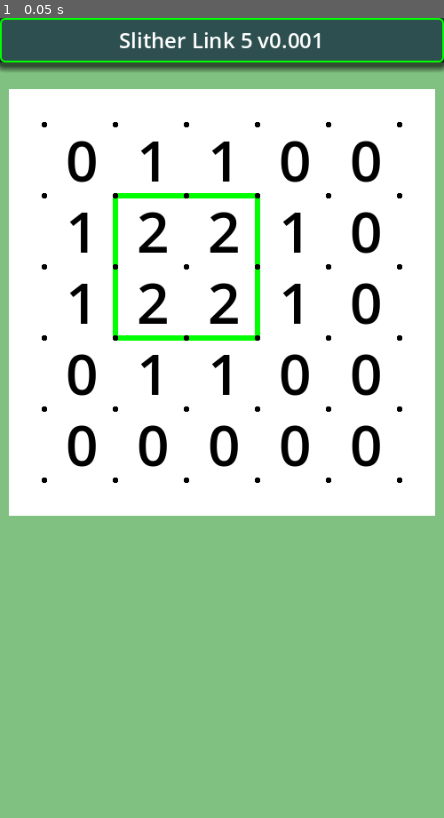
Above: before the commit, frame 1.
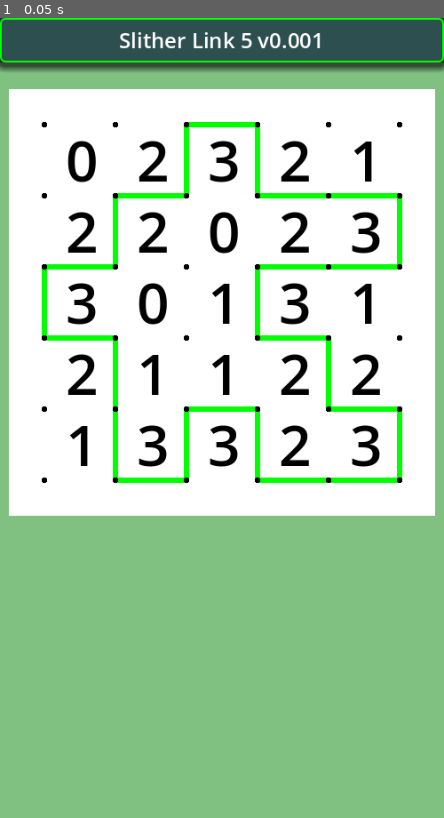
Above: after the commit, the same moment.

Repository: vivisuke/SlitherLink5
Game: Godot game, scene res://main.tscn
Two runs of this game, one before a commit and one after it. Both use one fixed random seed, a clock stepped at 60 frames per second and the inputs below.
Inputs:
- Up to frame 1 (0.05 s): no input

The runs differ from the first frame. In frame 1, 7.1% of the frame differs, in the area x 9-91%, y 13-59%.

Commit message:
0010 ◎ C 02/20 02/20 0.001│ToDo│Board5x5：リンク上下左右移動関数

Diff:
--- a/SlitherLink5/classes/Board5x5.gd
+++ b/SlitherLink5/classes/Board5x5.gd
@@ -25,6 +25,8 @@
 	return x + y * N_HORZ
 func xyToLinkIX(x, y):		# x, y -> links インデックス、x: [0, N_HORZ]、y: [0, N_VERT]
 	return x + (y + 1) * LINK_ARY_WIDTH
+func is_line(ix) -> bool:
+	return links[ix] > 0
 func _init():
 	clue_num.resize(N_CELLS)
 	clue_num.fill(EMPTY)
@@ -36,12 +38,16 @@
 	# for Test
 	links[xyToLinkIX(1, 1)] = LINK_RIGHT | LINK_DOWN
 	links[xyToLinkIX(2, 1)] = LINK_LEFT | LINK_RIGHT
-	links[xyToLinkIX(3, 1)] = LINK_LEFT | LINK_DOWN
+	links[xyToLinkIX(3, 1)] = LINK_LEFT | LINK_RIGHT
+	links[xyToLinkIX(4, 1)] = LINK_LEFT | LINK_DOWN
 	links[xyToLinkIX(1, 2)] = LINK_UP | LINK_DOWN
-	links[xyToLinkIX(3, 2)] = LINK_UP | LINK_DOWN
-	links[xyToLinkIX(1, 3)] = LINK_RIGHT | LINK_UP
-	links[xyToLinkIX(2, 3)] = LINK_LEFT | LINK_RIGHT
-	links[xyToLinkIX(3, 3)] = LINK_LEFT | LINK_UP
+	links[xyToLinkIX(4, 2)] = LINK_UP | LINK_DOWN
+	links[xyToLinkIX(1, 3)] = LINK_UP | LINK_DOWN
+	links[xyToLinkIX(4, 3)] = LINK_UP | LINK_DOWN
+	links[xyToLinkIX(1, 4)] = LINK_RIGHT | LINK_UP
+	links[xyToLinkIX(2, 4)] = LINK_LEFT | LINK_RIGHT
+	links[xyToLinkIX(3, 4)] = LINK_LEFT | LINK_RIGHT
+	links[xyToLinkIX(4, 4)] = LINK_LEFT | LINK_UP
 	#
 	pass
 func set_clue_num(lst):
@@ -64,6 +70,52 @@
 			if (links[k+LINK_ARY_WIDTH] & LINK_RIGHT) != 0:
 				clue_num[ix] += 1
 			ix += 1
+# ２セル縦方向ラインを右に１セルずらす
+# 前提：links[ix] は空欄
+func move_line2_right(ix) -> bool:
+	#print("ix = ", ix)
+	#print(links[ix+LINK_ARY_WIDTH], " ", links[ix-1], " ", links[ix+LINK_ARY_WIDTH-1])
+	if links[ix+LINK_ARY_WIDTH] != LINK_EMPTY || !is_line(ix-1) || !is_line(ix+LINK_ARY_WIDTH-1):
+		return false
+	if (links[ix-1] & LINK_DOWN) == 0: return false		# 線分が連続していない場合
+	links[ix] = LINK_LEFT | LINK_DOWN
+	links[ix+LINK_ARY_WIDTH] = LINK_LEFT | LINK_UP
+	links[ix-1] ^= LINK_RIGHT | LINK_DOWN
+	links[ix+LINK_ARY_WIDTH-1] ^= LINK_RIGHT | LINK_UP
+	return true
+# ２セル縦方向ラインを左に１セルずらす
+# 前提：links[ix] は空欄
+func move_line2_left(ix) -> bool:
+	if links[ix+LINK_ARY_WIDTH] != LINK_EMPTY || !is_line(ix+1) || !is_line(ix+LINK_ARY_WIDTH+1):
+		return false
+	if (links[ix+1] & LINK_DOWN) == 0: return false		# 線分が連続していない場合
+	links[ix] = LINK_RIGHT | LINK_DOWN
+	links[ix+LINK_ARY_WIDTH] = LINK_RIGHT | LINK_UP
+	links[ix+1] ^= LINK_LEFT | LINK_DOWN
+	links[ix+LINK_ARY_WIDTH+1] ^= LINK_LEFT | LINK_UP
+	return true
+# ２セル縦方向ラインを上に１セルずらす
+# 前提：links[ix] は空欄
+func move_line2_up(ix) -> bool:
+	if links[ix+1] != LINK_EMPTY || !is_line(ix+LINK_ARY_WIDTH) || !is_line(ix+LINK_ARY_WIDTH+1):
+		return false
+	if (links[ix+LINK_ARY_WIDTH] & LINK_RIGHT) == 0: return false		# 線分が連続していない場合
+	links[ix] = LINK_RIGHT | LINK_DOWN
+	links[ix+1] = LINK_LEFT | LINK_DOWN
+	links[ix+LINK_ARY_WIDTH] ^= LINK_RIGHT | LINK_UP
+	links[ix+LINK_ARY_WIDTH+1] ^= LINK_LEFT | LINK_UP
+	return true
+# ２セル縦方向ラインを下に１セルずらす
+# 前提：links[ix] は空欄
+func move_line2_down(ix) -> bool:
+	if links[ix+1] != LINK_EMPTY || !is_line(ix-LINK_ARY_WIDTH) || !is_line(ix-LINK_ARY_WIDTH+1):
+		return false
+	if (links[ix-LINK_ARY_WIDTH] & LINK_RIGHT) == 0: return false		# 線分が連続していない場合
+	links[ix] = LINK_RIGHT | LINK_UP
+	links[ix+1] = LINK_LEFT | LINK_UP
+	links[ix-LINK_ARY_WIDTH] ^= LINK_RIGHT | LINK_DOWN
+	links[ix-LINK_ARY_WIDTH+1] ^= LINK_LEFT | LINK_DOWN
+	return true
 func _ready():
 	pass
 func _process(delta):
--- a/SlitherLink5/scripts/main.gd
+++ b/SlitherLink5/scripts/main.gd
@@ -4,6 +4,9 @@
 const N_VERT = 5
 const N_CELLS = N_HORZ * N_VERT
 const CELL_WIDTH = 80
+const LINK_ARY_WIDTH = N_HORZ + 2		# 壁あり
+const LINK_ARY_HEIGHT = N_VERT + 3		# 壁あり
+const LINK_ARY_SIZE = LINK_ARY_WIDTH * LINK_ARY_HEIGHT
 const q1 = [-1,  3, -1,  3, -1,
 			 2, -1, -1, -1,  2,
 			-1, -1,  2, -1, -1,
@@ -16,9 +19,19 @@
 
 var CBoard5x5 = preload("res://classes/Board5x5.gd")
 
+func xyToLinkIX(x, y):		# x, y -> links インデックス、x: [0, N_HORZ]、y: [0, N_VERT]
+	return x + (y + 1) * LINK_ARY_WIDTH
 func _ready():
 	bd = CBoard5x5.new()
 	bd.set_clue_num(q1)
+	bd.move_line2_up(xyToLinkIX(2, 0))
+	#bd.move_line2_up(xyToLinkIX(4, 0))
+	bd.move_line2_right(xyToLinkIX(5, 1))
+	bd.move_line2_left(xyToLinkIX(3, 2))
+	bd.move_line2_left(xyToLinkIX(0, 2))
+	bd.move_line2_down(xyToLinkIX(1, 5))
+	bd.move_line2_down(xyToLinkIX(3, 5))
+	bd.move_line2_right(xyToLinkIX(5, 4))
 	bd.links_to_nums()
 	init_labels()
 	update_num_labels()
Not shown, changed: SlitherLink5.spr
